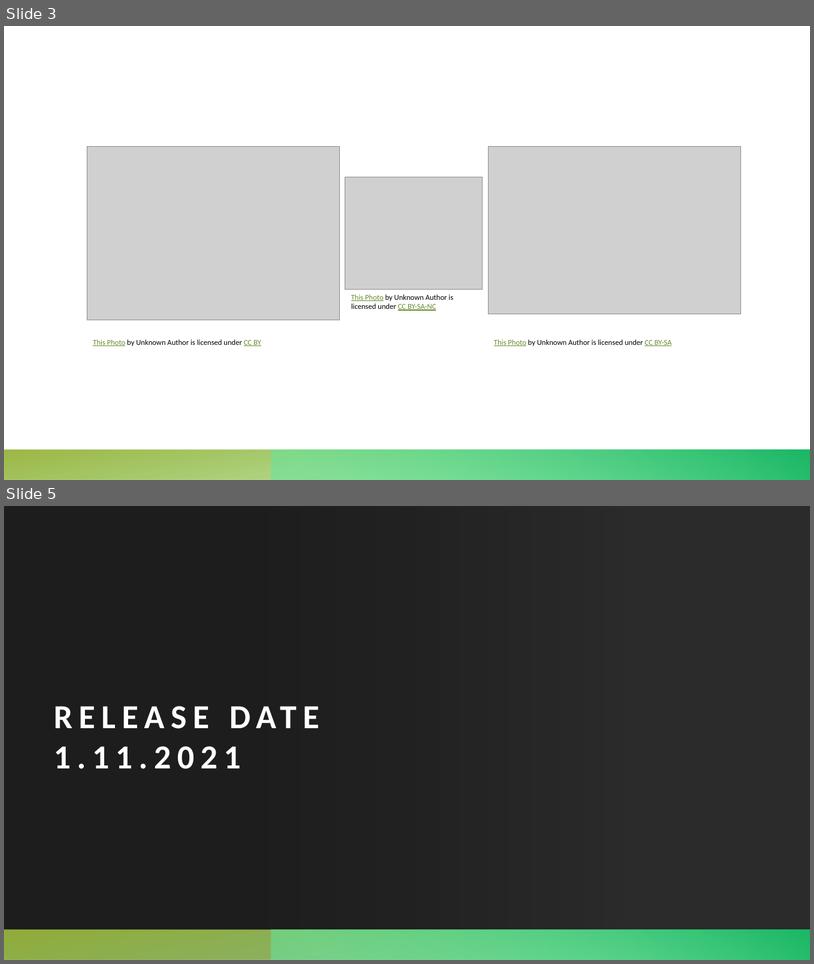
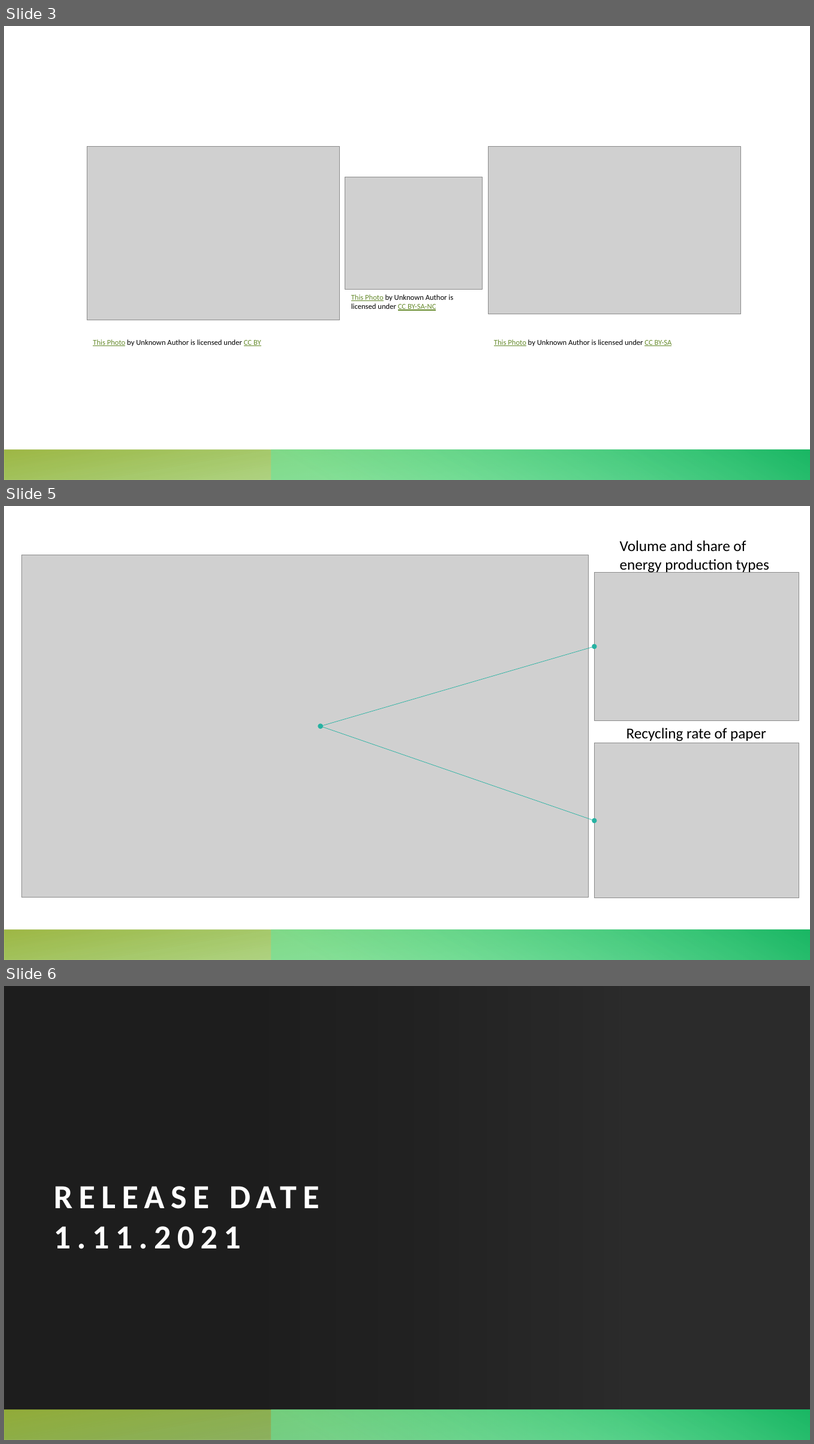
Before and after one commit to TimoKoski/IDS_project, a slide deck: IDS GROUP PROJECT.pptx. Shown one above the other, each under a label of ours: slides 3 and 5 before the commit, slides 3, 5 and 6 after it; the slides between them are not shown. The pictures are 814x964 and 814x1444 pixels, drawn with LibreOffice and Linux fonts; fonts in the diff are those of the drawing; grey boxes stand for pictures; background and template pictures are left out; a plain dark background stands for a picture behind light text. Boxes give left, top, right and bottom in pixels: in the first picture for what was removed or moved away, otherwise in the second. Text is boxed around its words. In the diff, an @@ line names an element or a change of style, - is before the commit and + after.

Commit message:
Refining pitch
Few changes in pitch text & presentation

```diff
--- a/IDS GROUP PROJECT.pptx
+++ b/IDS GROUP PROJECT.pptx
@@ slide 5 added at bbox=[4, 506, 810, 960], background #FFFFFF; not listed: 2 template elements that a slide beside it also shows @@
@@ text added at bbox=[620, 540, 769, 573], 18 pt, text #000000 @@
+Volume and share of energy production types
@@ picture added at bbox=[22, 555, 589, 897] @@
@@ picture added at bbox=[595, 572, 800, 720] @@
@@ double arrow added from (320, 726) to (595, 646), #26B2A2 0.5 pt @@
@@ double arrow added from (320, 726) to (595, 820), #26B2A2 0.5 pt @@
@@ text added at bbox=[627, 727, 767, 741], 18 pt, text #000000 @@
+Recycling rate of paper
@@ picture added at bbox=[595, 743, 800, 898] @@
@@ what was slide 5 is now slide 6 @@
```
Also in this commit, not shown: 1 slide changed, 3 other files.
